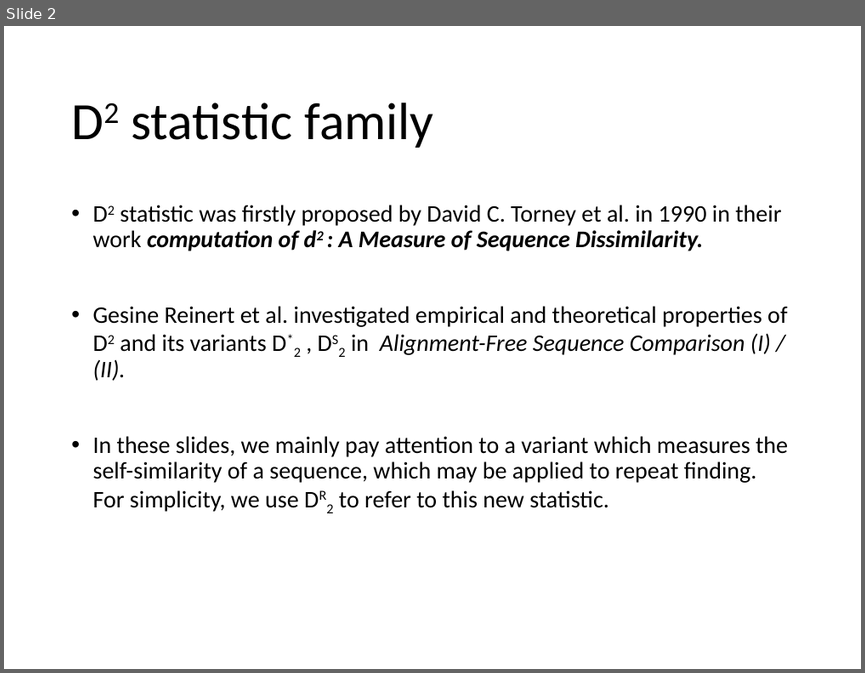
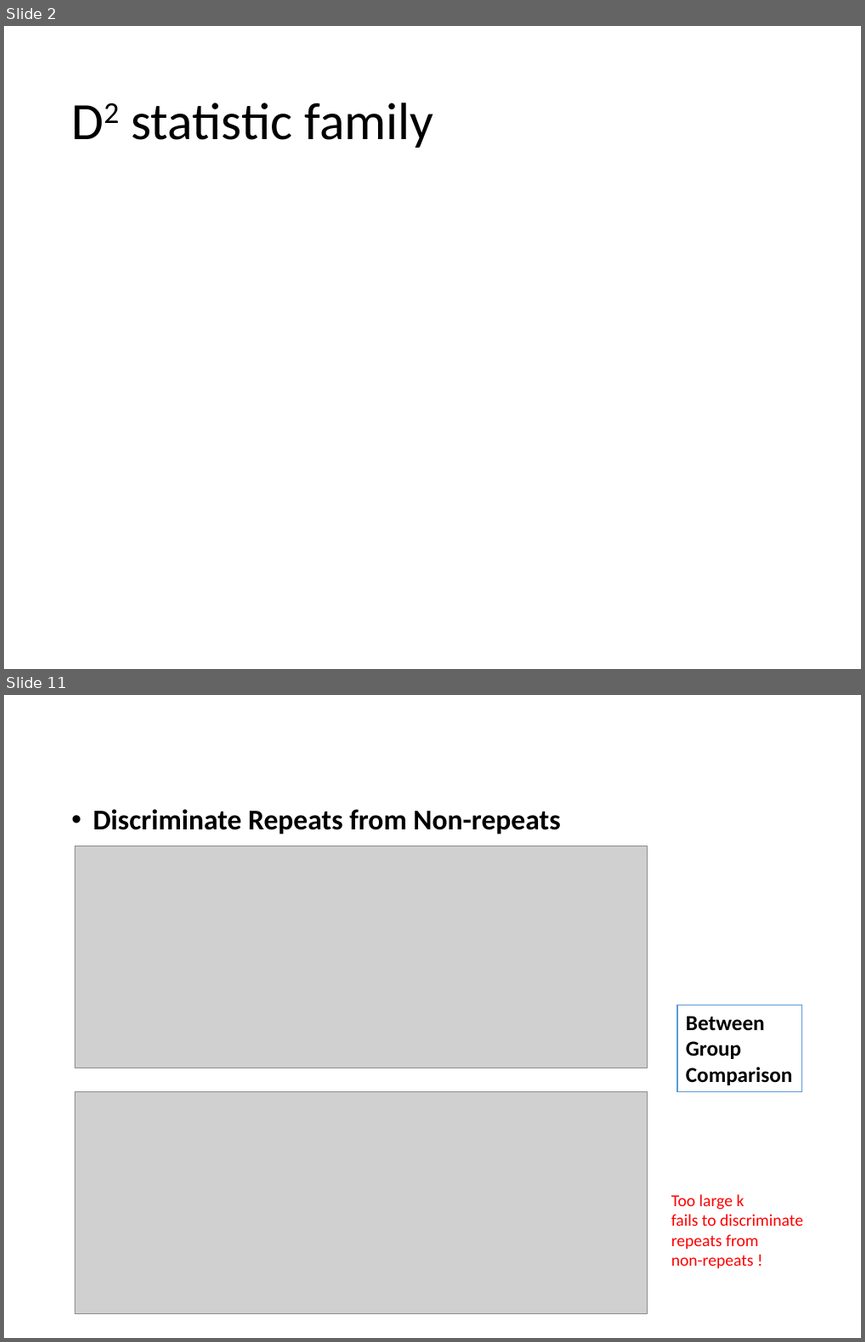
Before and after one commit to chansigit/PyGenSeq, a slide deck: A variant of D2 statistic.pptx. Shown one above the other, each under a label of ours: slide 2 before the commit, slides 2 and 11 after it; the slides between them are not shown. The pictures are 865x673 and 865x1342 pixels, drawn with LibreOffice and Linux fonts; fonts in the diff are those of the drawing; grey boxes stand for pictures. Boxes give left, top, right and bottom in pixels: in the first picture for what was removed or moved away, otherwise in the second. Text is boxed around its words. In the diff, an @@ line names an element or a change of style, - is before the commit and + after.

```diff
--- a/A variant of D2 statistic.pptx
+++ b/A variant of D2 statistic.pptx
@@ slide 11 added at (4, 695, 861, 1338), background #FFFFFF @@
@@ text added at (93, 809, 560, 834), 24 pt, text #000000, bold @@
+• Discriminate Repeats from Non-repeats
@@ picture added at (75, 845, 647, 1066) @@
@@ rectangle added at (677, 1005, 802, 1092), fill #FFFFFF, outline #5B9BD5 1 pt, 18 pt, text #000000, bold @@
+Between
+Group
+Comparison
@@ picture added at (75, 1092, 647, 1314) @@
@@ text added at (671, 1194, 803, 1268), 14 pt, text #FF0000 @@
+Too large k
+fails to discriminate
+repeats from
+non-repeats !
@@ slide 2 changed as well @@
@@ text removed at (93, 204, 788, 511) @@
-• D2 statistic was firstly proposed by David C. Torney et al. in 1990 in their work computation of d2 : A Measure of Sequence Dissimilarity.
-• Gesine Reinert et al. investigated empirical and theoretical properties of D2 and its variants D*2 , DS2 in Alignment-Free Sequence Comparison (I) / (II).
-• In these slides, we mainly pay attention to a variant which measures the self-similarity of a sequence, which may be applied to repeat finding. For simplicity, we use DR2 to refer to this new statistic.
```
Also in this commit, not shown: 2 other slides changed, 9 other slides added, 1 other file.
